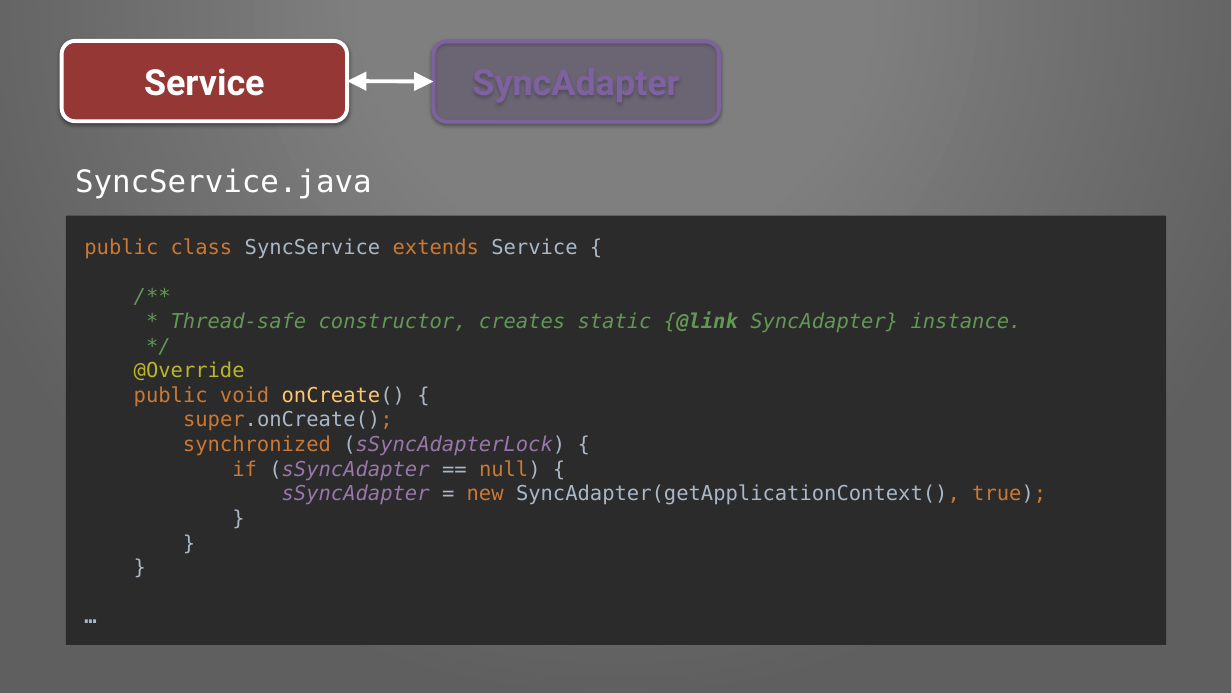
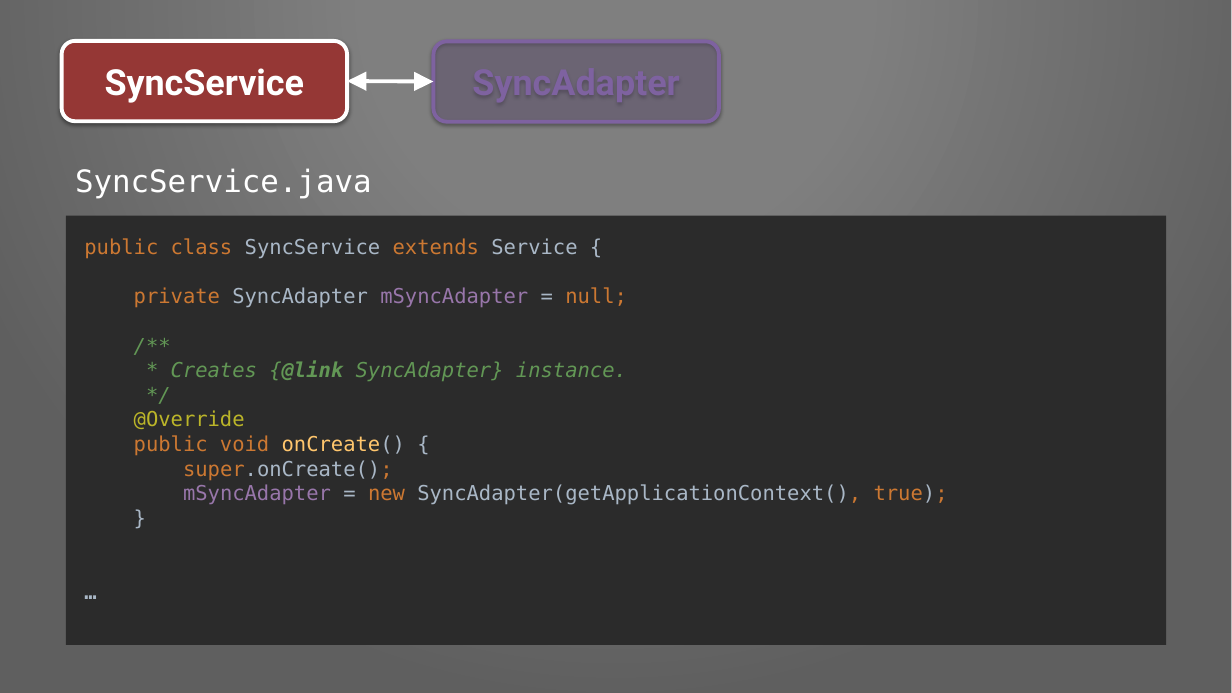
Before and after one commit to Pixplicity/sync-demo, a slide deck: slide 20 of I've been doing some syncing.pptx (slide 19 before the commit). Drawn at 1232x693 pixels with LibreOffice and Linux fonts; fonts in the diff are those of the drawing; background and template pictures are left out. Boxes give left, top, right and bottom in pixels: in the first picture for what was removed or moved away, otherwise in the second. Text is boxed around its words. In the diff, an @@ line names an element or a change of style, - is before the commit and + after.

Commit message:
added section on SyncAdapter and account type & name

```diff
--- a/I've been doing some syncing.pptx
+++ b/I've been doing some syncing.pptx
@@ text in rounded rectangle at (x1=105, y1=68, x2=305, y2=103): text changed @@
-Service
+SyncService
@@ text in rectangle at (x1=134, y1=287, x2=948, y2=505): text changed; text colour #629755 to #A9B7C6 @@
-/**
-* Thread-safe constructor, creates static {@link SyncAdapter} instance.
-*/
-@Override
-public void onCreate() {
-super.onCreate();
-synchronized (sSyncAdapterLock) {
-if (sSyncAdapter == null) {
-sSyncAdapter = new SyncAdapter(getApplicationContext(), true);
-}
-}
-}
+private SyncAdapter mSyncAdapter = null;
+/**
+* Creates {@link SyncAdapter} instance.
+*/
+@Override
+public void onCreate() {
+super.onCreate();
+mSyncAdapter = new SyncAdapter(getApplicationContext(), true);
+}
```
Also in this commit, not shown: 6 other slides changed, 6 slides added.
